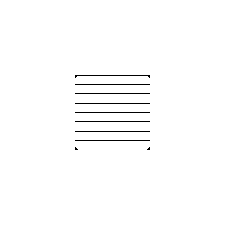
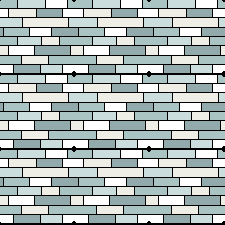
Revision of a layered 225 × 225 image; what changed, layer by layer:
renamed "Layer 1" to "Layer 9", painted on it over [0, 0, 225, 225]
